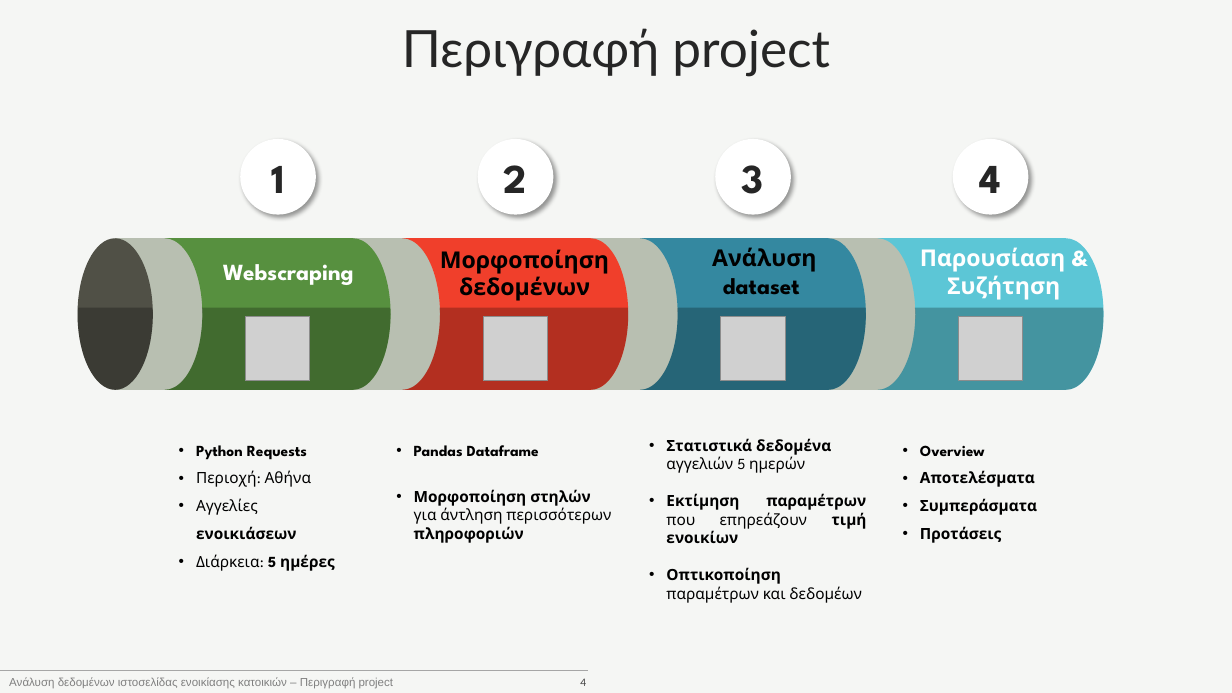
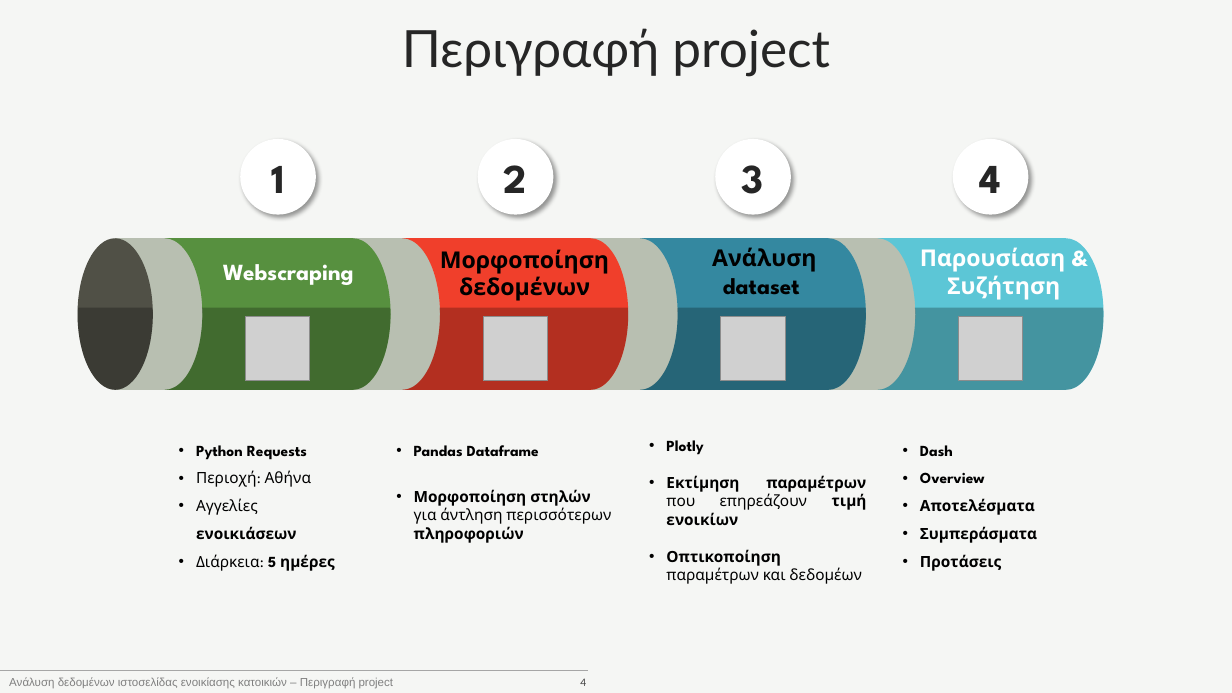
Before and after one commit to GerasimosPanagiotakopoulos/real-estate, a slide deck: slide 4 of presentation.pptx. Drawn at 1232x693 pixels with LibreOffice and Linux fonts; fonts in the diff are those of the drawing; grey boxes stand for pictures. Boxes give left, top, right and bottom in pixels: in the first picture for what was removed or moved away, otherwise in the second. Text is boxed around its words. In the diff, an @@ line names an element or a change of style, - is before the commit and + after.

```diff
--- a/presentation.pptx
+++ b/presentation.pptx
@@ text at box(666, 440, 703, 455): text changed @@
-• Στατιστικά δεδομένα αγγελιών 5 ημερών
+• Plotly
@@ text at box(920, 445, 953, 456): paragraph added @@
+• Dash
```
Also in this commit, not shown: 3 other slides changed, 2 other files.
